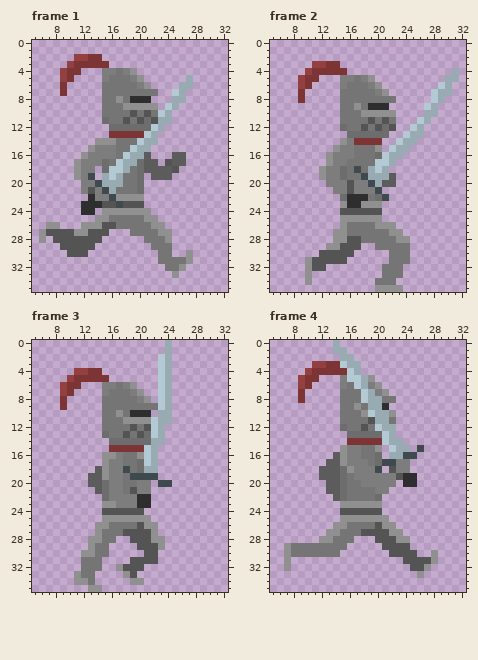
One commit to this pixel-art file: RawAssets/Aseprite Files/player-run.aseprite. Above is the file before it was changed.
45x36 pixels, 8 frames. Colours within 5 levels of each other are drawn and written as one. Shown: frame 1: x 5..32, y 0..35; frame 2: x 5..32, y 0..35; frame 3: x 5..32, y 0..35; frame 4: x 5..32, y 0..35. The commit also changed other frames, which this record leaves out.
After:
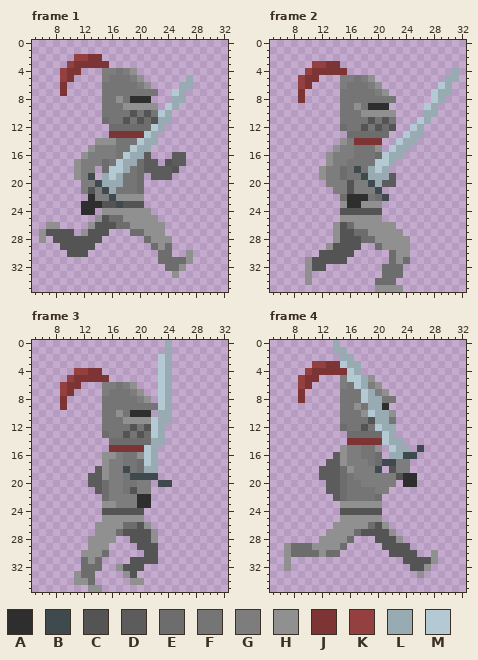
Palette (. is transparent): A #2e2e2e  B #3f4a4f  C #545454  D #5c5c5c  E #6d6d6d  F #757575  G #7d7d7d  H #909090  J #7d3434  K #954040  L #98abb3  M #b3cad4
What changed:
Frame 1, layer "Flattened":
y 25: x 15..20 HFFFFF -> CEEHHH
y 26: x 12 H -> .; x 14 H -> C; x 17..21 FFFFF -> EEHHH
y 27: x 11 H -> .; x 19..22 FFFF -> EEHH; x 24 H -> .
y 28: x 21..23 FFF -> EHH
y 29: x 22..24 FFF -> EHE
y 30: x 23..24 FF -> EE
y 31: x 23..26 FFFF -> EEEE
y 32: x 24..25 FF -> EE
Frame 2, layer "Flattened":
y 26: x 14..19 .HFFFF -> HCEHHH
y 27: x 15..21 HFFFFFF -> CCEEHHH
y 28: x 15 H -> C; x 18..22 FFFFF -> EEHHH
y 29: x 14 H -> C; x 20..24 FFFFF -> EHHHH
y 30: x 22..24 FFF -> EHH
y 31: x 22..24 FFF -> EHE
y 32..33: x 21..23 FFF -> EEE
y 34: x 20..22 FFF -> EEE
Frame 3, layer "Flattened":
y 25: x 21 H -> .
y 26: x 16..19 FFFF -> HHEE; x 22 H -> .
y 27: x 15..17 FFF -> HHE
y 28: x 15..16 FF -> HH; x 23 H -> .
y 29: x 14..15 FF -> HH; x 23 H -> .
y 30: x 14..15 FF -> HE
y 31: x 12..14 FFF -> EHE
y 32: x 12..14 FFF -> EEE
y 33: x 12..13 FF -> EE
y 34: x 13 F -> E
Frame 4, layer "Flattened":
y 25: x 21 H -> .
y 26: x 16..19 FFFF -> HHHE; x 22 H -> .
y 27: x 15..17 FFF -> HHE; x 23 H -> .
y 28: x 14..16 FFF -> HHE; x 24 H -> .
y 29: x 8..15 FFFFFFFF -> EEEHHHHE
y 30: x 8..14 FFFFFFF -> EEEEHEE
Boxes around the changes in both pictures, in picture pixels (x1, y1, x2, y2):
changed: (74, 215, 186, 271)
changed: (333, 222, 410, 285)
changed: (81, 515, 165, 585)
changed: (291, 515, 410, 557)
